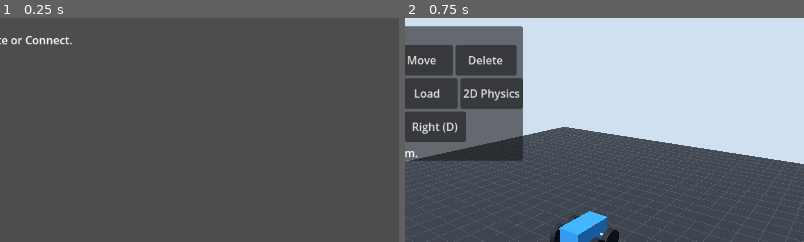
Above: before the commit, frames 1-2 (left to right).
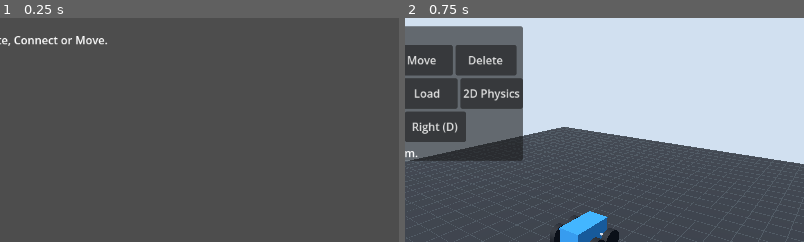
Above: after the commit, the same moments.

Repository: bundai223/game-poc
Game: Godot game, scene res://experiments/draw_physics/main.tscn
Two runs of this game, one before a commit and one after it. Both use one fixed random seed, a clock stepped at 60 frames per second and the inputs below.
Inputs:
- Up to frame 1 (0.25 s): no input
- Up to frame 2 (0.75 s): click "3D Craft" at 0.5 s
The pictures show only the part of the screen within x 27-77%, y 0-50%; the shares and areas given below are measured in that part.

The runs differ from the first frame. In frame 1, 0.5% of the frame differs, in the area x 2-27%, y 8-13%; in frame 2, nothing differs.

Commit message:
[2D Draw] 図形をドラッグして移動する (#46)

Diff:
--- a/experiments/draw_physics/main.gd
+++ b/experiments/draw_physics/main.gd
@@ -19,6 +19,11 @@
 var _floor_y := 0.0
 var _drawing := false
 var _delete_mode := false
+var _move_mode := false
+var _move_body: RigidBody2D
+var _move_offset := Vector2.ZERO
+var _move_was_frozen := false
+var _move_active := false
 var _connect_mode := false
 var _selected_body: RigidBody2D
 var _connections: Array[PinJoint2D] = []
@@ -46,7 +51,7 @@
 
 	var instructions := Label.new()
 	instructions.position = Vector2(24.0, 20.0)
-	instructions.text = "Draw shapes. Use Mode to Cut, Delete or Connect."
+	instructions.text = "Draw shapes. Use Mode to Cut, Delete, Connect or Move."
 	add_child(instructions)
 	var controls := CanvasLayer.new()
 	add_child(controls)
@@ -93,6 +98,10 @@
 			mode_button.text = "Mode: Connect"
 		elif _connect_mode:
 			_connect_mode = false
+			_move_mode = true
+			mode_button.text = "Mode: Move"
+		elif _move_mode:
+			_move_mode = false
 			mode_button.text = "Mode: Draw"
 		else:
 			_cut_mode = true
@@ -138,6 +147,8 @@
 func _unhandled_input(event: InputEvent) -> void:
 	if event is InputEventKey and event.pressed and not event.echo and event.keycode == KEY_R:
 		reset()
+	elif _move_mode:
+		_move_input(event)
 	elif _delete_mode or _connect_mode:
 		if event is InputEventScreenTouch and event.canceled:
 			_selected_body = null
@@ -167,6 +178,51 @@
 		_add_point(to_local(event.position))
 
 
+func _move_input(event: InputEvent) -> void:
+	if event is InputEventMouseButton and event.button_index == MOUSE_BUTTON_LEFT:
+		if event.pressed and not _move_active:
+			_begin_move(to_local(event.position))
+		elif not event.pressed and _move_active and _touch_index == -1:
+			_move_to(to_local(event.position))
+			_cancel_draw()
+	elif event is InputEventMouseMotion and _move_active and _touch_index == -1:
+		_move_to(to_local(event.position))
+	elif event is InputEventScreenTouch:
+		if event.pressed and not event.canceled and not _move_active:
+			_touch_index = event.index
+			_begin_move(to_local(event.position))
+		elif event.index == _touch_index and _move_active:
+			if not event.canceled and not event.pressed:
+				_move_to(to_local(event.position))
+			if event.canceled or not event.pressed:
+				_cancel_draw()
+	elif event is InputEventScreenDrag and _move_active and event.index == _touch_index:
+		_move_to(to_local(event.position))
+
+
+func _begin_move(point: Vector2) -> void:
+	_move_active = true
+	for index in range(_created_bodies.size() - 1, -1, -1):
+		var body := _created_bodies[index]
+		var visual: Polygon2D = body.get_child(0)
+		if Geometry2D.is_point_in_polygon(body.to_local(to_global(point)), visual.polygon):
+			for joint in _connections:
+				if joint.get_node(joint.node_a) == body or joint.get_node(joint.node_b) == body:
+					return
+			_move_body = body
+			_move_offset = body.position - point
+			_move_was_frozen = body.freeze
+			body.freeze = true
+			body.linear_velocity = Vector2.ZERO
+			body.angular_velocity = 0.0
+			break
+
+
+func _move_to(point: Vector2) -> void:
+	if is_instance_valid(_move_body):
+		_move_body.position = point + _move_offset
+
+
 func _notification(what: int) -> void:
 	if what == NOTIFICATION_APPLICATION_FOCUS_OUT:
 		_cancel_draw()
@@ -261,6 +317,11 @@
 
 
 func _cancel_draw() -> void:
+	if is_instance_valid(_move_body):
+		_move_body.freeze = _move_was_frozen
+		_move_body.sleeping = false
+	_move_body = null
+	_move_active = false
 	_drawing = false
 	_touch_index = -1
 	_outline.clear()
--- a/tests/test_collider_integration.gd
+++ b/tests/test_collider_integration.gd
@@ -6,6 +6,7 @@
 
 func test_drag_creates_matching_polygon_and_collision_nodes() -> void:
 	var demo := DrawPhysics.instantiate()
+	auto_free(demo)
 	add_child(demo)
 	var press := InputEventMouseButton.new()
 	press.button_index = MOUSE_BUTTON_LEFT
@@ -36,6 +37,7 @@
 
 func test_concave_stroke_creates_a_body() -> void:
 	var demo := DrawPhysics.instantiate()
+	auto_free(demo)
 	add_child(demo)
 	var points := PackedVector2Array([Vector2(100, 100), Vector2(300, 100), Vector2(220, 150), Vector2(300, 300), Vector2(100, 300)])
 	var press := InputEventMouseButton.new()
@@ -60,6 +62,7 @@
 
 func test_single_touch_creates_one_body_and_reset_removes_it() -> void:
 	var demo := DrawPhysics.instantiate()
+	auto_free(demo)
 	add_child(demo)
 	for position in [Vector2(100, 100), Vector2(200, 100), Vector2(150, 200)]:
 		var touch := InputEventScreenTouch.new()
@@ -90,6 +93,7 @@
 
 func test_cancelled_touch_does_not_create_body() -> void:
 	var demo := DrawPhysics.instantiate()
+	auto_free(demo)
 	add_child(demo)
 	var touch := InputEventScreenTouch.new()
 	touch.pressed = true
@@ -108,6 +112,7 @@
 
 func test_excessively_long_stroke_is_discarded() -> void:
 	var demo := DrawPhysics.instantiate()
+	auto_free(demo)
 	add_child(demo)
 	var press := InputEventMouseButton.new()
 	press.button_index = MOUSE_BUTTON_LEFT
@@ -123,6 +128,7 @@
 
 func test_reset_button_removes_drawn_bodies() -> void:
 	var demo := DrawPhysics.instantiate()
+	auto_free(demo)
 	add_child(demo)
 	var points := PackedVector2Array([Vector2(100, 100), Vector2(200, 100), Vector2(150, 200)])
 	demo.spawn_body(OutlineData.new(points))
@@ -136,6 +142,7 @@
 
 func test_touching_reset_button_is_not_a_drawing() -> void:
 	var demo := DrawPhysics.instantiate()
+	auto_free(demo)
 	add_child(demo)
 	await get_tree().process_frame
 	demo.spawn_body(OutlineData.new(PackedVector2Array([Vector2(100, 100), Vector2(200, 100), Vector2(150, 200)])))
@@ -152,6 +159,7 @@
 
 func test_touch_drag_through_viewport_creates_body() -> void:
 	var demo := DrawPhysics.instantiate()
+	auto_free(demo)
 	add_child(demo)
 	await get_tree().process_frame
 	var touch := InputEventScreenTouch.new()
@@ -170,6 +178,7 @@
 
 func test_touch_drag_with_nonzero_index_creates_body() -> void:
 	var demo := DrawPhysics.instantiate()
+	auto_free(demo)
 	add_child(demo)
 	await get_tree().process_frame
 	var touch := InputEventScreenTouch.new()
@@ -190,6 +199,7 @@
 
 func test_delete_mode_hits_transformed_body_and_preserves_other_bodies() -> void:
 	var demo := DrawPhysics.instantiate()
+	auto_free(demo)
 	add_child(demo)
 	demo.position = Vector2(40, 30)
 	var points := PackedVector2Array([Vector2(100, 100), Vector2(200, 100), Vector2(150, 200)])
@@ -221,11 +231,14 @@
 	mode.pressed.emit()
 	assert_str(mode.text).is_equal("Mode: Connect")
 	mode.pressed.emit()
+	assert_str(mode.text).is_equal("Mode: Move")
+	mode.pressed.emit()
 	assert_str(mode.text).is_equal("Mode: Draw")
 
 
 func test_delete_mode_cancels_in_progress_drawing() -> void:
 	var demo := DrawPhysics.instantiate()
+	auto_free(demo)
 	add_child(demo)
 	var press := InputEventMouseButton.new()
 	press.button_index = MOUSE_BUTTON_LEFT
@@ -241,6 +254,7 @@
 
 func test_mouse_click_in_delete_mode_and_reset_pending_input() -> void:
 	var demo := DrawPhysics.instantiate()
+	auto_free(demo)
 	add_child(demo)
 	var points := PackedVector2Array([Vector2(100, 100), Vector2(200, 100), Vector2(150, 200)])
 	var body: RigidBody2D = demo.spawn_body(OutlineData.new(points))
@@ -267,6 +281,7 @@
 
 func test_cut_mode_freezes_splits_and_resumes_bodies() -> void:
 	var demo := DrawPhysics.instantiate()
+	auto_free(demo)
 	add_child(demo)
 	var body: RigidBody2D = demo.spawn_body(OutlineData.new(PackedVector2Array([Vector2(100, 100), Vector2(300, 100), Vector2(300, 300), Vector2(100, 300)])))
 	body.linear_velocity = Vector2(30, 10)
@@ -296,6 +311,7 @@
 
 func test_cancelling_cut_restores_motion() -> void:
 	var demo := DrawPhysics.instantiate()
+	auto_free(demo)
 	add_child(demo)
 	var body: RigidBody2D = demo.spawn_body(OutlineData.new(PackedVector2Array([Vector2(100, 100), Vector2(300, 100), Vector2(100, 300)])))
 	body.linear_velocity = Vector2(20, 30)
@@ -315,6 +331,7 @@
 
 func test_cut_applies_to_multiple_rotated_bodies() -> void:
 	var demo := DrawPhysics.instantiate()
+	auto_free(demo)
 	add_child(demo)
 	var square := PackedVector2Array([Vector2(0, 0), Vector2(100, 0), Vector2(100, 100), Vector2(0, 100)])
 	var first: RigidBody2D = demo.spawn_body(OutlineData.new(square))
@@ -337,6 +354,7 @@
 
 func test_pause_during_cut_creates_a_bend() -> void:
 	var demo := DrawPhysics.instantiate()
+	auto_free(demo)
 	add_child(demo)
 	var button := demo.find_child("ModeButton", true, false) as Button
 	button.pressed.emit()
@@ -358,6 +376,7 @@
 
 func test_direction_change_adds_corner_and_cuts_on_mouse_release() -> void:
 	var demo := DrawPhysics.instantiate()
+	auto_free(demo)
 	add_child(demo)
 	demo.spawn_body(OutlineData.new(PackedVector2Array([Vector2(100, 100), Vector2(300, 100), Vector2(300, 300), Vector2(100, 300)])))
 	var button := demo.find_child("ModeButton", true, false) as Button
@@ -381,6 +400,7 @@
 
 func test_touch_small_jitter_does_not_create_corners() -> void:
 	var demo := DrawPhysics.instantiate()
+	auto_free(demo)
 	add_child(demo)
 	var button := demo.find_child("ModeButton", true, false) as Button
 	button.pressed.emit()
@@ -403,6 +423,7 @@
 
 func test_touch_direction_change_creates_corner_and_cuts() -> void:
 	var demo := DrawPhysics.instantiate()
+	auto_free(demo)
 	add_child(demo)
 	demo.spawn_body(OutlineData.new(PackedVector2Array([Vector2(100, 100), Vector2(300, 100), Vector2(300, 300), Vector2(100, 300)])))
 	var button := demo.find_child("ModeButton", true, false) as Button
@@ -427,6 +448,7 @@
 
 func test_paused_corner_is_not_added_twice_when_direction_changes() -> void:
 	var demo := DrawPhysics.instantiate()
+	auto_free(demo)
 	add_child(demo)
 	var button := demo.find_child("ModeButton", true, false) as Button
 	button.pressed.emit()
@@ -441,6 +463,7 @@
 
 func test_switching_from_cut_to_delete_resumes_body() -> void:
 	var demo := DrawPhysics.instantiate()
+	auto_free(demo)
 	add_child(demo)
 	var body: RigidBody2D = demo.spawn_body(OutlineData.new(PackedVector2Array([Vector2(100, 100), Vector2(300, 100), Vector2(100, 300)])))
 	body.linear_velocity = Vector2(20, 30)
@@ -458,8 +481,101 @@
 	assert_bool(demo._drawing).is_false()
 
 
+func test_move_mouse_selects_topmost_and_releases_at_pointer() -> void:
+	var demo := DrawPhysics.instantiate()
+	auto_free(demo)
+	add_child(demo)
+	var square := PackedVector2Array([Vector2(100, 100), Vector2(200, 100), Vector2(200, 200), Vector2(100, 200)])
+	var first: RigidBody2D = demo.spawn_body(OutlineData.new(square))
+	var top: RigidBody2D = demo.spawn_body(OutlineData.new(square))
+	top.rotation = 0.2
+	top.linear_velocity = Vector2(30, 20)
+	var mode := demo.find_child("ModeButton", true, false) as Button
+	for i in range(4):
+		mode.pressed.emit()
+	var mouse := InputEventMouseButton.new()
+	mouse.button_index = MOUSE_BUTTON_LEFT
+	mouse.pressed = true
+	mouse.position = Vector2(150, 150)
+	demo._unhandled_input(mouse)
+	assert_bool(top.freeze).is_true()
+	var move := InputEventMouseMotion.new()
+	move.position = Vector2(250, 220)
+	demo._unhandled_input(move)
+	mouse.pressed = false
+	mouse.position = Vector2(270, 230)
+	demo._unhandled_input(mouse)
+	assert_bool(top.position.is_equal_approx(Vector2(270, 230))).is_true()
+	assert_bool(first.position.is_equal_approx(Vector2(150, 150))).is_true()
+	assert_bool(top.freeze).is_false()
+	assert_bool(top.linear_velocity.is_zero_approx()).is_true()
+	assert_float(top.angular_velocity).is_equal(0.0)
+	await get_tree().physics_frame
+	await get_tree().physics_frame
+	assert_float(top.linear_velocity.y).is_greater(0.0)
+
+
+func test_move_touch_empty_cancel_mode_and_reset() -> void:
+	var demo := DrawPhysics.instantiate()
+	auto_free(demo)
+	add_child(demo)
+	var body: RigidBody2D = demo.spawn_body(OutlineData.new(PackedVector2Array([Vector2(100, 100), Vector2(200, 100), Vector2(200, 200), Vector2(100, 200)])))
+	var mode := demo.find_child("ModeButton", true, false) as Button
+	for i in range(4):
+		mode.pressed.emit()
+	var touch := InputEventScreenTouch.new()
+	touch.index = 7
+	touch.pressed = true
+	touch.position = Vector2(20, 20)
+	demo._unhandled_input(touch)
+	var drag := InputEventScreenDrag.new()
+	drag.index = 7
+	drag.position = Vector2(150, 150)
+	demo._unhandled_input(drag)
+	assert_bool(body.position.is_equal_approx(Vector2(150, 150))).is_true()
+	touch.pressed = false
+	demo._unhandled_input(touch)
+	touch.pressed = true
+	touch.position = Vector2(150, 150)
+	demo._unhandled_input(touch)
+	assert_bool(body.freeze).is_true()
+	drag.index = 8
+	drag.position = Vector2(300, 300)
+	demo._unhandled_input(drag)
+	assert_bool(body.position.is_equal_approx(Vector2(150, 150))).is_true()
+	drag.index = 7
+	demo._unhandled_input(drag)
+	assert_bool(body.position.is_equal_approx(Vector2(300, 300))).is_true()
+	touch.canceled = true
+	touch.pressed = false
+	demo._unhandled_input(touch)
+	assert_bool(body.freeze).is_false()
+	touch.canceled = false
+	touch.pressed = true
+	touch.position = Vector2(300, 300)
+	demo._unhandled_input(touch)
+	touch.pressed = false
+	touch.position = Vector2(320, 310)
+	demo._unhandled_input(touch)
+	assert_bool(body.position.is_equal_approx(Vector2(320, 310))).is_true()
+	assert_bool(body.freeze).is_false()
+	touch.pressed = true
+	touch.position = Vector2(320, 310)
+	demo._unhandled_input(touch)
+	mode.pressed.emit()
+	assert_bool(body.freeze).is_false()
+	assert_bool(demo._move_active).is_false()
+	for i in range(4):
+		mode.pressed.emit()
+	demo._unhandled_input(touch)
+	demo.reset()
+	assert_bool(demo._move_active).is_false()
+	assert_int(demo._created_bodies.size()).is_equal(0)
+
+
 func test_connect_mouse_touch_and_cleanup() -> void:
 	var demo := DrawPhysics.instantiate()
+	auto_free(demo)
 	add_child(demo)
 	var square := PackedVector2Array([Vector2(0, 0), Vector2(80, 0), Vector2(80, 80), Vector2(0, 80)])
 	var bodies: Array[RigidBody2D] = []
@@ -500,6 +616,7 @@
 	mode.pressed.emit()
 	mode.pressed.emit()
 	mode.pressed.emit()
+	mode.pressed.emit()
 	click.position = bodies[1].global_position
 	demo._unhandled_input(click)
 	await get_tree().physics_frame
@@ -514,6 +631,7 @@
 
 func test_cut_removes_connections_and_mode_change_cancels_selection() -> void:
 	var demo := DrawPhysics.instantiate()
+	auto_free(demo)
 	add_child(demo)
 	var first: RigidBody2D = demo.spawn_body(OutlineData.new(PackedVector2Array([Vector2(100, 100), Vector2(300, 100), Vector2(300, 300), Vector2(100, 300)])))
 	var second: RigidBody2D = demo.spawn_body(OutlineData.new(PackedVector2Array([Vector2(400, 100), Vector2(500, 100), Vector2(500, 200), Vector2(400, 200)])))
@@ -531,6 +649,7 @@
 
 func test_connect_empty_cancel_and_focus_loss_clear_selection() -> void:
 	var demo := DrawPhysics.instantiate()
+	auto_free(demo)
 	add_child(demo)
 	var body: RigidBody2D = demo.spawn_body(OutlineData.new(PackedVector2Array([Vector2(100, 100), Vector2(200, 100), Vector2(200, 200), Vector2(100, 200)])))
 	body.freeze = true
@@ -555,3 +674,41 @@
 	demo._select_connection_body(body)
 	demo._notification(NOTIFICATION_APPLICATION_FOCUS_OUT)
 	assert_object(demo._selected_body).is_null()
+
+
+func test_move_does_not_move_connected_bodies() -> void:
+	var demo := DrawPhysics.instantiate()
+	auto_free(demo)
+	add_child(demo)
+	var square := PackedVector2Array([Vector2(100, 100), Vector2(200, 100), Vector2(200, 200), Vector2(100, 200)])
+	var first: RigidBody2D = demo.spawn_body(OutlineData.new(square))
+	var second: RigidBody2D = demo.spawn_body(OutlineData.new(square))
+	second.position += Vector2(200, 0)
+	demo._select_connection_body(first)
+	demo._select_connection_body(second)
+	var mode := demo.find_child("ModeButton", true, false) as Button
+	for i in range(4):
+		mode.pressed.emit()
+	var mouse := InputEventMouseButton.new()
+	mouse.button_index = MOUSE_BUTTON_LEFT
+	mouse.pressed = true
+	mouse.position = first.position
+	demo._unhandled_input(mouse)
+	var motion := InputEventMouseMotion.new()
+	motion.position = Vector2(500, 300)
+	demo._unhandled_input(motion)
+	assert_bool(first.position.is_equal_approx(Vector2(150, 150))).is_true()
+	assert_bool(first.freeze).is_false()
+	mouse.pressed = false
+	demo._unhandled_input(mouse)
+	var touch := InputEventScreenTouch.new()
+	touch.index = 7
+	touch.pressed = true
+	touch.position = second.position
+	demo._unhandled_input(touch)
+	var drag := InputEventScreenDrag.new()
+	drag.index = 7
+	drag.position = Vector2(500, 300)
+	demo._unhandled_input(drag)
+	assert_bool(second.position.is_equal_approx(Vector2(350, 150))).is_true()
+	assert_int(demo._connections.size()).is_equal(1)
Not shown, added: raw/issues/2026-11-12_45/connect-integration.md
Not shown, added: raw/issues/2026-11-12_45/drag-mode.md
Not shown, added: raw/issues/2026-11-12_45/physics-test-isolation.md
Not shown, changed: wiki/pages/experiments/log.md
Not shown, changed: wiki/pages/experiments/手描き輪郭の剛体化.md
